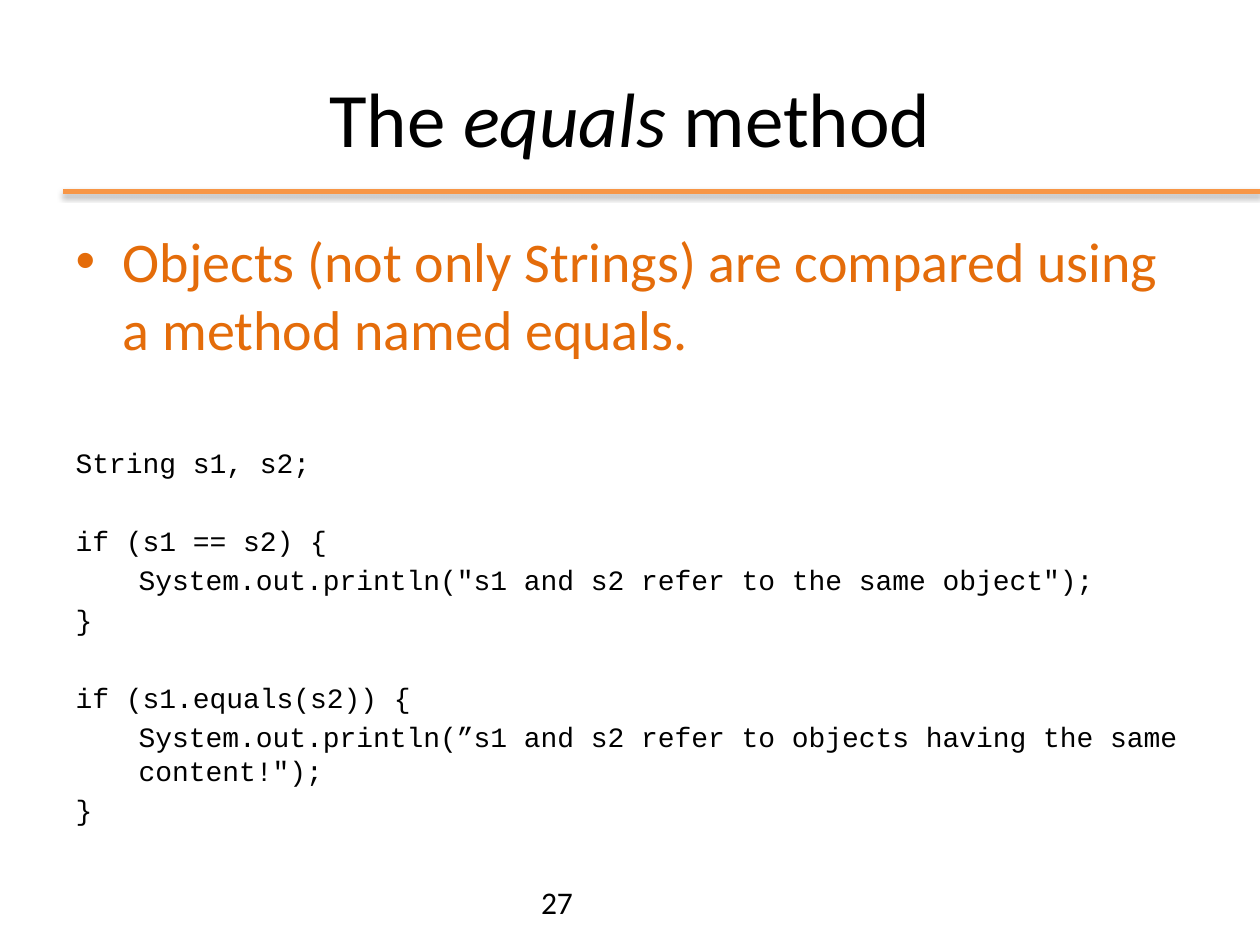
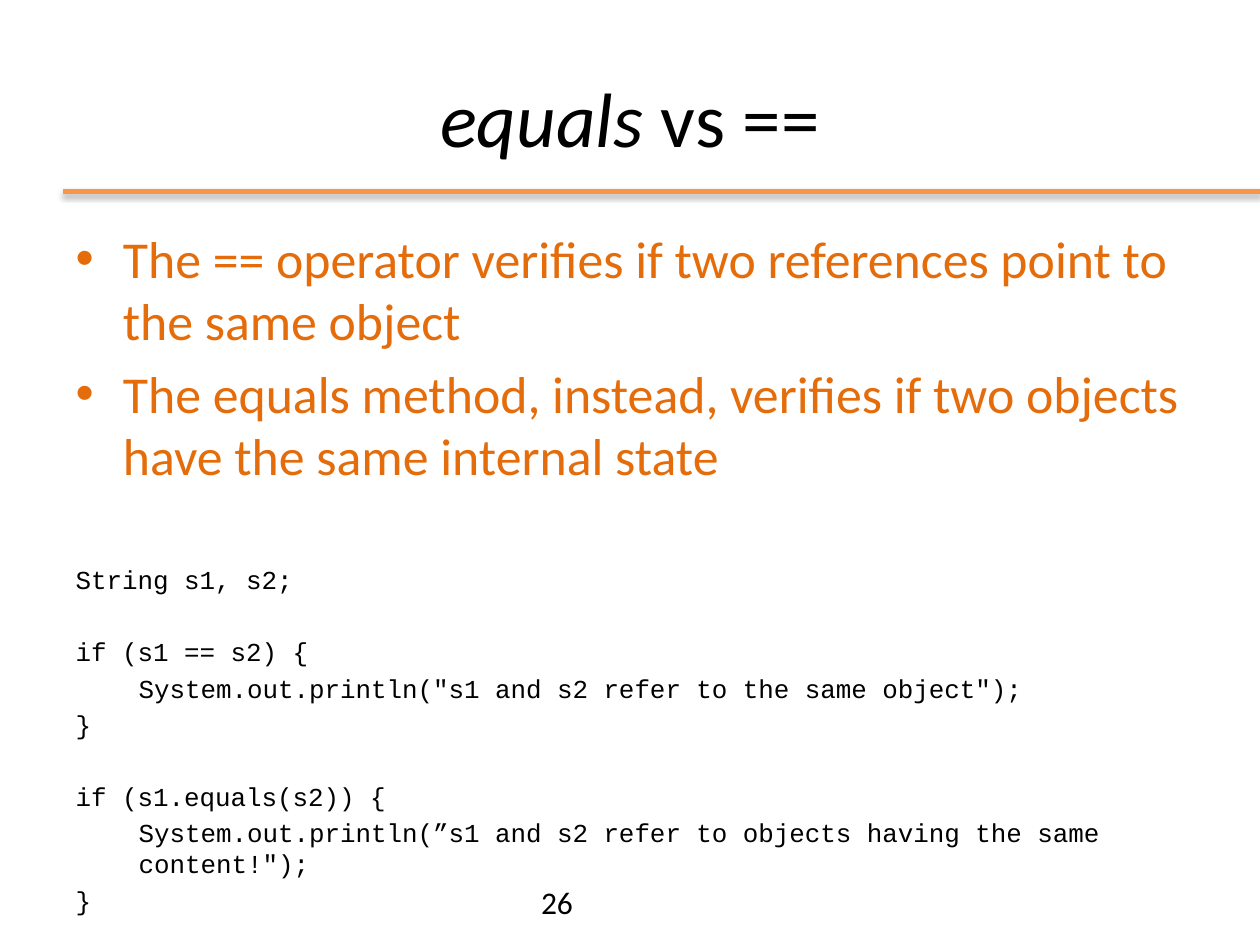
Before and after one commit to plctechnician/ooprogramming, a slide deck: slide 26 of java/slides/ppt/02 - Java Basics.pptx (slide 27 before the commit). Drawn at 1260x945 pixels with LibreOffice and Linux fonts; fonts in the diff are those of the drawing; background and template pictures are left out. Boxes give left, top, right and bottom in pixels: in the first picture for what was removed or moved away, otherwise in the second. Text is boxed around its words. In the diff, an @@ line names an element or a change of style, - is before the commit and + after.

```diff
--- a/java/slides/ppt/02 - Java Basics.pptx
+++ b/java/slides/ppt/02 - Java Basics.pptx
@@ title at (x1=440, y1=93, x2=726, y2=160): text changed; italic on @@
-The equals method
+equals vs ==
@@ text at (x1=123, y1=242, x2=1178, y2=476): text changed; size 32 to 29.6 pt @@
-• Objects (not only Strings) are compared using a method named equals.
+• The == operator verifies if two references point to the same object
+• The equals method, instead, verifies if two objects have the same internal state
@@ text at (x1=76, y1=570, x2=1099, y2=848): size 16 to 14.8 pt in "String s1, s2;", "if (s1 == s2) {", "System.out.println("s1 and s2 refer to the same ...", "}" and 3 more places @@
@@ page number at (x1=541, y1=892, x2=573, y2=915): text changed @@
-27
+26
```
Also in this commit, not shown: 13 other slides changed, 1 slide added, 2 slides removed, 1 other file.
